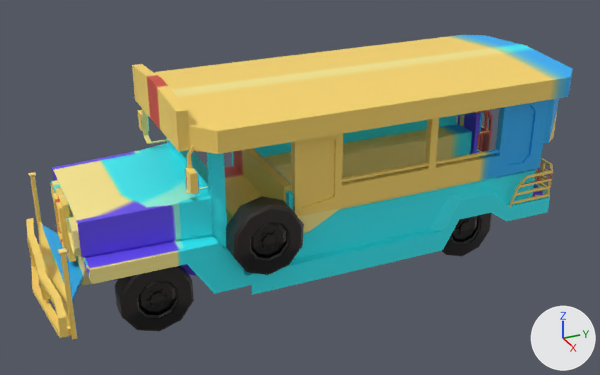
A saved change to the FBX model Assets/Models/jeep_separated.fbx.
Before and after are seen from a 50 mm camera at (9.22, -4.34, 6.01) aimed at (-0.24, -0.08, 1.27). Arrows for +X, +Y and +Z are at lower right; the lights stay in place. Where no turn or scale is listed for an object, it has been applied to the vertices.

Script lines for the objects in view, before the commit:
```python
me_mesh = bpy.data.meshes.new('Mesh')
me_mesh.from_pydata(...)  # 2571 vertices, 2714 faces; spans x -1.35..1.35, y -3.68..3.68, z -1.3..1.3
me_mesh.materials.append(mat_material_colours)  # picture img_tumblr_inline_ntk5rrsnog1rhoini_500_png
me_mesh_001 = bpy.data.meshes.new('Mesh.001')
me_mesh_001.from_pydata(...)  # 452 vertices, 480 faces; spans x -1.01..1.01, y -2.68..2.68, z -0.49..0.49
me_mesh_001.materials.append(mat_material_colours)  # picture img_tumblr_inline_ntk5rrsnog1rhoini_500_png
ob_jeep_body = bpy.data.objects.new('jeep_body', me_mesh)
ob_jeep_body.location = (-0.35, -0.03, 1.7)
ob_wheels = bpy.data.objects.new('wheels', me_mesh_001)
ob_wheels.location = (-0.39, -0.13, 0.58)
```
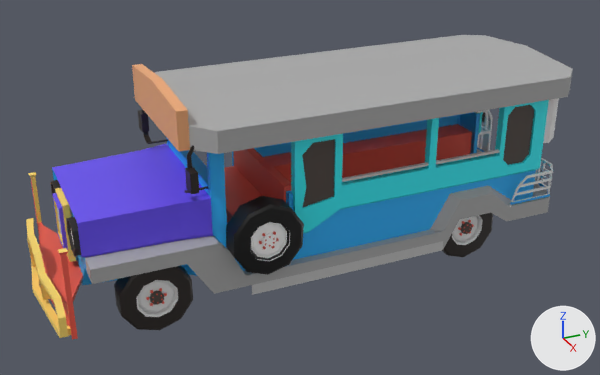
Where the newer file only moved an object's origin or applied its transform, the numbers keep the older frame.

Pixel boxes [x1, y1, x2, y2] of what changed, in the pictures (600 x 375 px):
'wheels', reshaped, moved: before [115, 213, 492, 331]; after [114, 213, 493, 330]
part 1 of me_mesh, deleted: before [147, 219, 472, 307]
part 2 of me_mesh, surface changed: [30, 35, 573, 340] in both
part 3 of me_mesh_001, rebuilt: before [115, 265, 194, 331]; after [114, 265, 193, 330]
part 4 of me_mesh_001, rebuilt: before [442, 213, 492, 256]; after [442, 213, 493, 257]
part 5 of me_mesh_001, added: after [458, 220, 474, 236]
part 6 of me_mesh_001, added: after [146, 288, 167, 306]

The edits, one by one:
me_mesh is used by ob_jeep_body; location (-0.35, -0.03, 1.7).
me_mesh had 2571 vertices, 2714 faces and spanned x -1.35..1.35, y -3.68..3.68, z -1.3..1.3.
me_mesh now has 2027 vertices, 2022 faces and spans x -1.35..1.35, y -3.68..3.68, z -1.3..1.3.
me_mesh part 1: 48 loose pieces with 576 vertices, spanning x -1.04..0.97, y -2.46..2.26, z -1.25..-0.99, are deleted.
me_mesh part 2: 1994 kept faces spanning x -1.35..1.35, y -3.68..3.68, z -1.3..1.3 get new texture (UV) coordinates.
me_mesh_001 is used by ob_wheels; location (-0.39, -0.13, 0.58).
me_mesh_001 had 452 vertices, 480 faces and spanned x -1.01..1.01, y -2.68..2.68, z -0.49..0.49.
me_mesh_001 now has 1028 vertices, 1200 faces and spans x -1.0..1.0, y -2.71..2.71, z -0.47..0.47.
me_mesh_001 part 3: the loose piece of 113 vertices spanning x 0.67..1.01, y -2.68..-1.78, z -0.49..0.46 is rebuilt with 113 vertices and now spans x 0.66..1.0, y -2.71..-1.8, z -0.47..0.47.
me_mesh_001 part 4: the loose piece of 113 vertices spanning x 0.67..1.01, y 1.78..2.68, z -0.46..0.49 is rebuilt with 113 vertices and now spans x 0.66..1.0, y 1.8..2.71, z -0.47..0.47.
me_mesh_001 part 5: 144 vertices added at x 0.93..0.99, y 2.13..2.38, z -0.11..0.11.
me_mesh_001 part 6: 96 vertices added at x 0.93..0.99, y -2.38..-2.13, z -0.11..0.11.
Object 'wheels' (ob_wheels) moves from (-0.39, -0.13, 0.58) to (-0.4, -0.11, 0.56).
